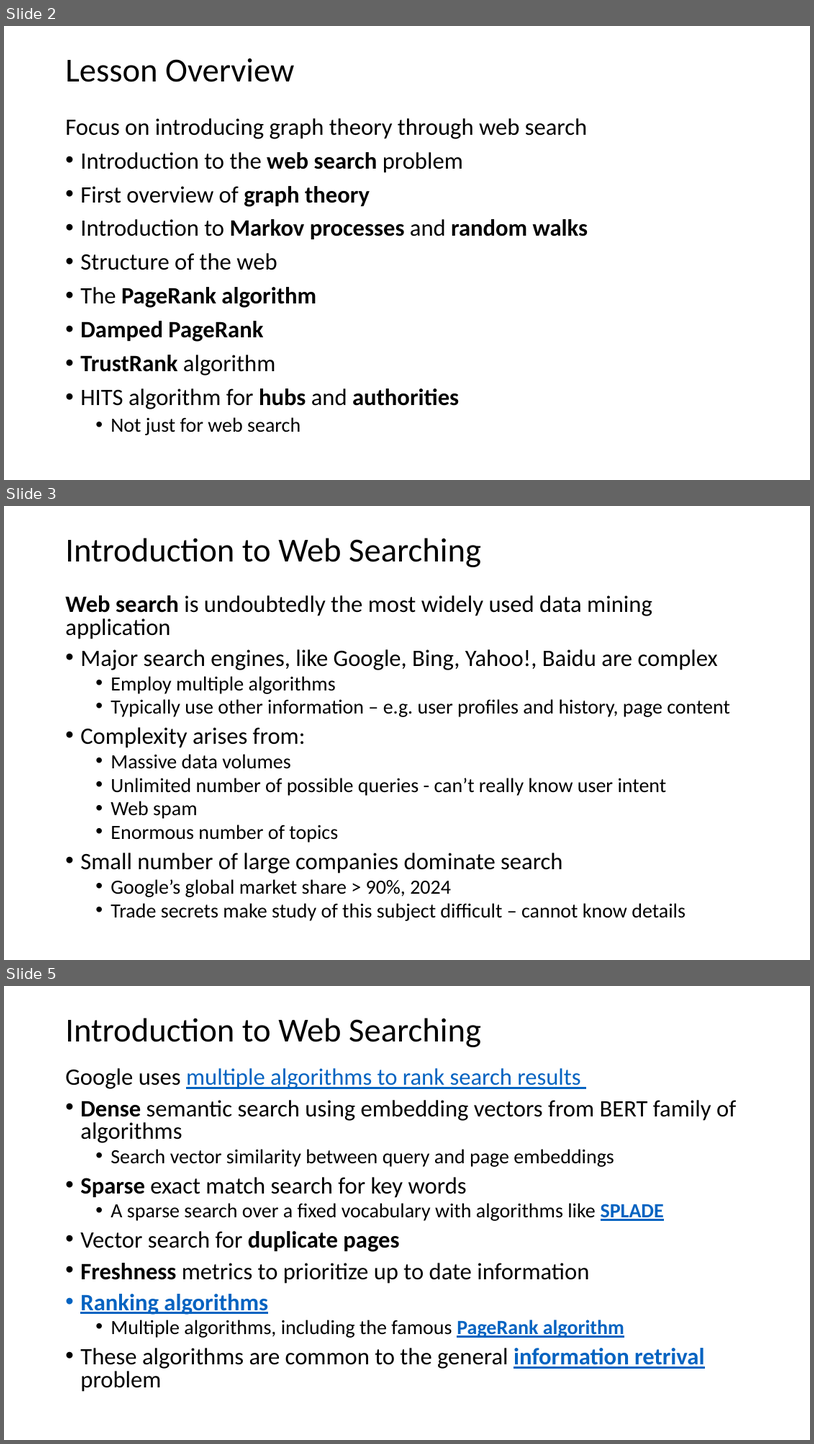
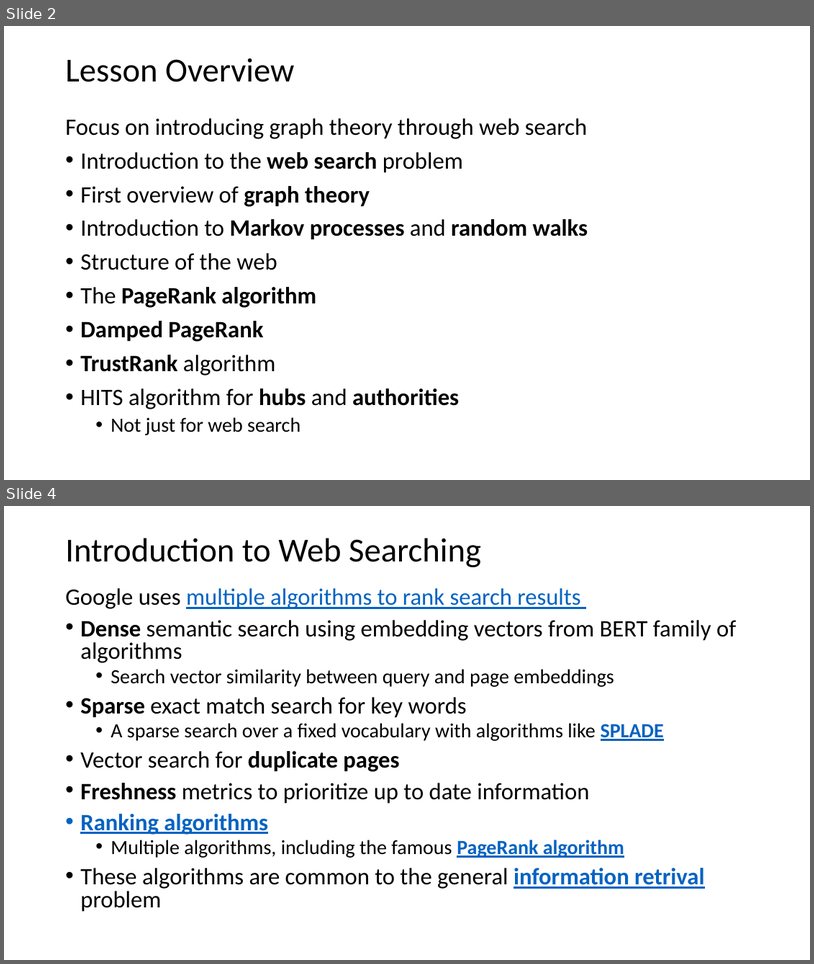
Before and after one commit to harelgabainew/school1, a slide deck: slides/7_DocumentWebSearching.pptx. Shown one above the other, each under a label of ours: slides 2, 3 and 5 before the commit, slides 2 and 4 after it; the slides between them are not shown. The pictures are 814x1444 and 814x964 pixels, drawn with LibreOffice and Linux fonts; fonts in the diff are those of the drawing. Boxes give left, top, right and bottom in pixels: in the first picture for what was removed or moved away, otherwise in the second. Text is boxed around its words. In the diff, an @@ line names an element or a change of style, - is before the commit and + after.

```diff
--- a/slides/7_DocumentWebSearching.pptx
+++ b/slides/7_DocumentWebSearching.pptx
@@ slide 3 removed at (x1=4, y1=506, x2=810, y2=960), background #FFFFFF @@
@@ title removed at (x1=65, y1=538, x2=481, y2=567) @@
-Introduction to Web Searching
@@ text removed at (x1=65, y1=595, x2=730, y2=921) @@
-Web search is undoubtedly the most widely used data mining application
-• Major search engines, like Google, Bing, Yahoo!, Baidu are complex
-  • Employ multiple algorithms
-  • Typically use other information – e.g. user profiles and history, page content
-• Complexity arises from:
-  • Massive data volumes
-  • Unlimited number of possible queries - can’t really know user intent
-  • Web spam
-  • Enormous number of topics
-• Small number of large companies dominate search
-  • Google’s global market share > 90%, 2024
-  • Trade secrets make study of this subject difficult – cannot know details
@@ what was slide 5 is now slide 4 @@
```
Also in this commit, not shown: 3 slides changed, 12 slides added.
